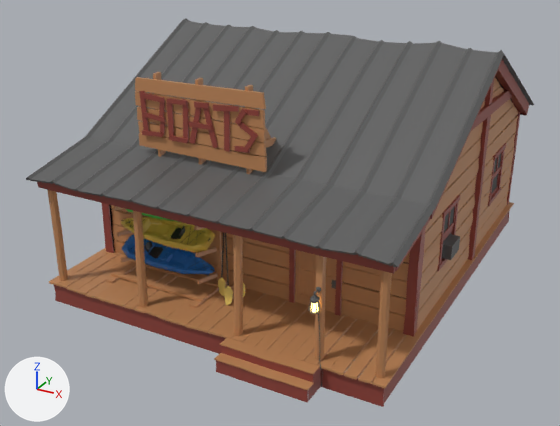
The FBX model Assets/LakeToken/3D Models/Environment Assets/Buildings & Structures/shop_boatshop-1.fbx as it was, and as the next commit left it.
One viewpoint serves both versions: a 50 mm camera at (10.32, -21.67, 10.96) aimed at (-0.36, -2.27, 1.26). The axes (+X, +Y, +Z) are drawn at lower left. The lights are the same throughout. Where no turn or scale is listed for an object, it has been applied to the vertices.

Objects in the first picture: 'boat_kayak-1', 'boat_kayak-1.001', 'boat_kayak-1.002', 'boat_rack', 'door', 'floor boards', 'foundation', 'lantern', 'paddle_kayak-1', 'paddle_kayak-1.001', 'porch_columns', 'roof', 'sign', 'steps', 'trim', 'walls', 'window_3', 'window_4'.
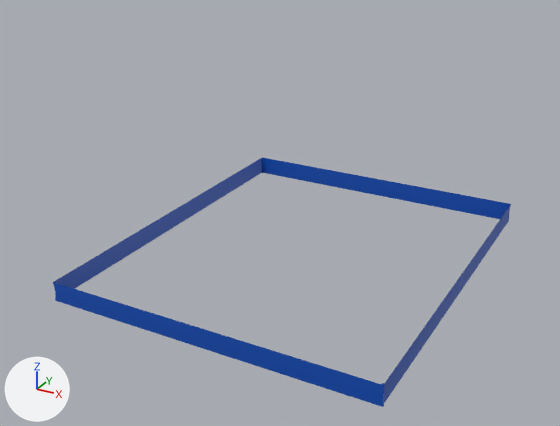
Commit message: Color adjustments to boat and bait shops

What differs and where, as boxes (x1, y1, x2, y2) in the pictures (560 x 426 px):
'roof', deleted: before (26, 19, 534, 267)
'foundation', recoloured: (53, 158, 511, 407) in both
'floor boards', deleted: before (49, 202, 514, 389)
'walls', deleted: before (109, 78, 519, 331)
'sign', deleted: before (135, 72, 276, 174)
'trim', deleted: before (37, 60, 529, 337)
'porch_columns', deleted: before (47, 190, 392, 379)
'steps', deleted: before (214, 337, 321, 402)
'boat_kayak-1.001', deleted: before (121, 217, 215, 253)
'boat_kayak-1', deleted (blue): before (122, 235, 215, 275)
'boat_rack', deleted: before (106, 206, 227, 308)
'door', deleted: before (295, 250, 337, 313)
'window_4', deleted: before (441, 205, 460, 260)
'lantern', deleted: before (308, 287, 322, 387)
'window_3', deleted: before (491, 151, 503, 197)
'paddle_kayak-1.001', deleted: before (224, 233, 233, 305)
'paddle_kayak-1', deleted: before (218, 232, 226, 296)
'boat_kayak-1.002', deleted: before (126, 209, 179, 222)

The change in detail:
Material 'shop_boatshop_secondary' (mat_shop_boatshop_secondary) changes colour from red #8f4238 to blue #004eb7; in linear values from (0.275, 0.0539, 0.0397) to (0.0, 0.0752, 0.472).
Object 'sign' (ob_sign) is deleted.
Object 'door' (ob_door) is deleted.
Object 'boat_kayak-1.002' (ob_boat_kayak_1_002) is deleted.
Object 'porch_columns' (ob_porch_columns) is deleted.
Object 'boat_rack' (ob_boat_rack) is deleted.
Object 'window_3' (ob_window_3) is deleted.
Object 'boat_kayak-1.001' (ob_boat_kayak_1_001) is deleted.
Object 'walls' (ob_walls) is deleted.
Object 'paddle_kayak-1' (ob_paddle_kayak_1) is deleted.
Object 'steps' (ob_steps) is deleted.
Object 'floor boards' (ob_floor_boards) is deleted.
Object 'paddle_kayak-1.001' (ob_paddle_kayak_1_001) is deleted.
Object 'trim' (ob_trim) is deleted.
Object 'roof' (ob_roof) is deleted.
Object 'lantern' (ob_lantern) is deleted.
Object 'boat_kayak-1' (ob_boat_kayak_1) is deleted.
Object 'window_4' (ob_window_4) is deleted.
